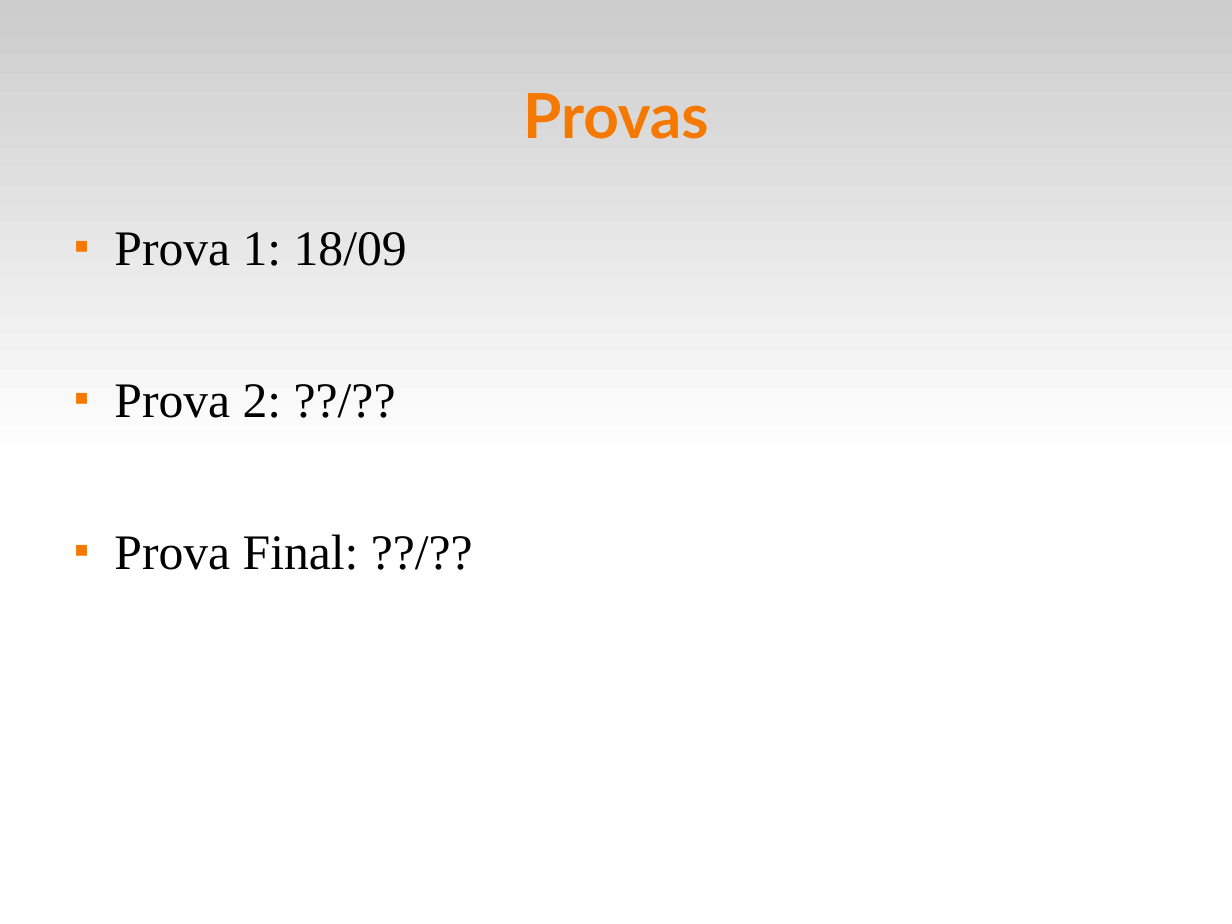
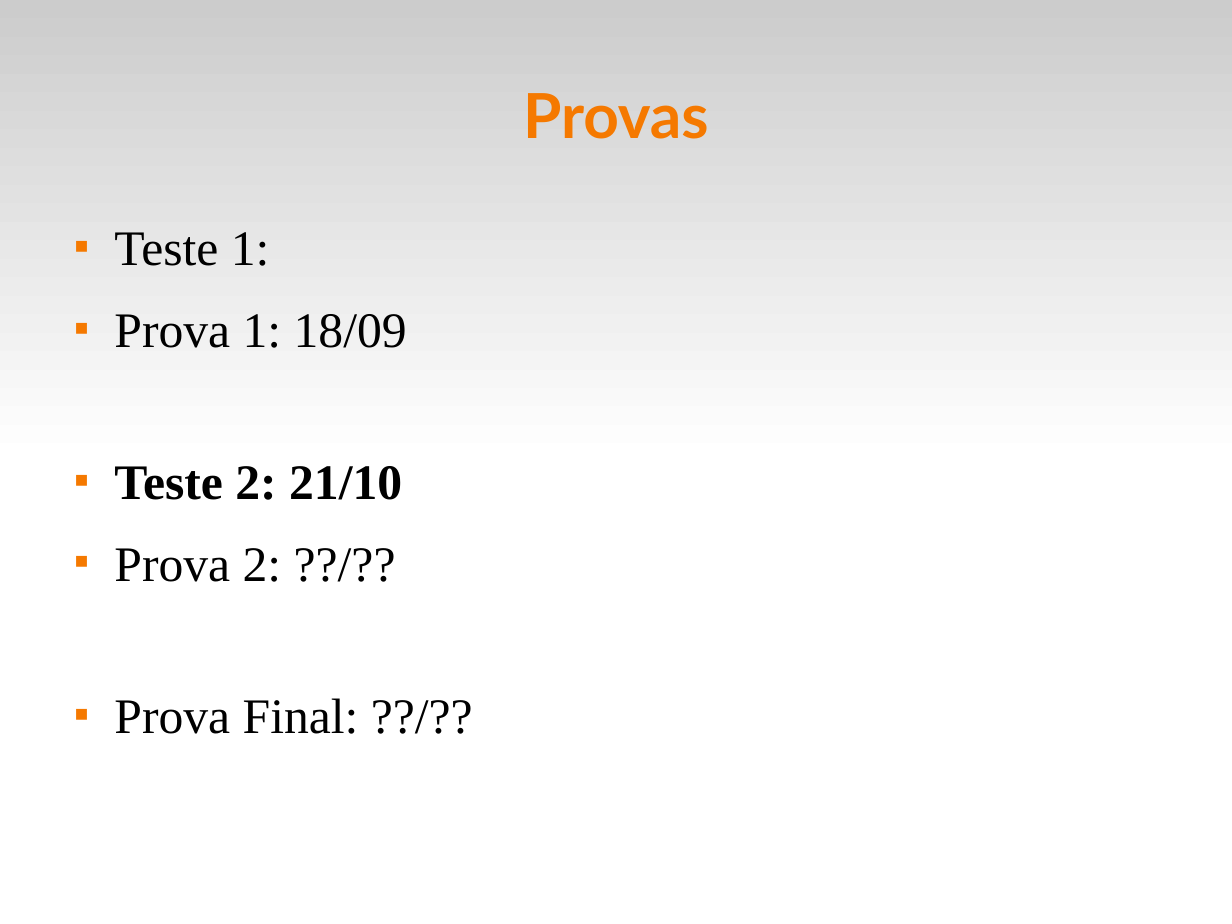
Before and after one commit to fsantanna-uerj/IPD, a slide deck: slide 7 of slides/ipd-00.odp. Drawn at 1232x924 pixels with LibreOffice and Linux fonts; fonts in the diff are those of the drawing. Boxes give left, top, right and bottom in pixels: in the first picture for what was removed or moved away, otherwise in the second. Text is boxed around its words. In the diff, an @@ line names an element or a change of style, - is before the commit and + after.

```diff
--- a/slides/ipd-00.odp
+++ b/slides/ipd-00.odp
@@ text at bbox=[114, 232, 270, 266]: paragraph added @@
+■ Teste 1:
@@ text at bbox=[114, 466, 402, 500]: paragraph added @@
+■ Teste 2: 21/10
```
Also in this commit, not shown: 2 other files.
